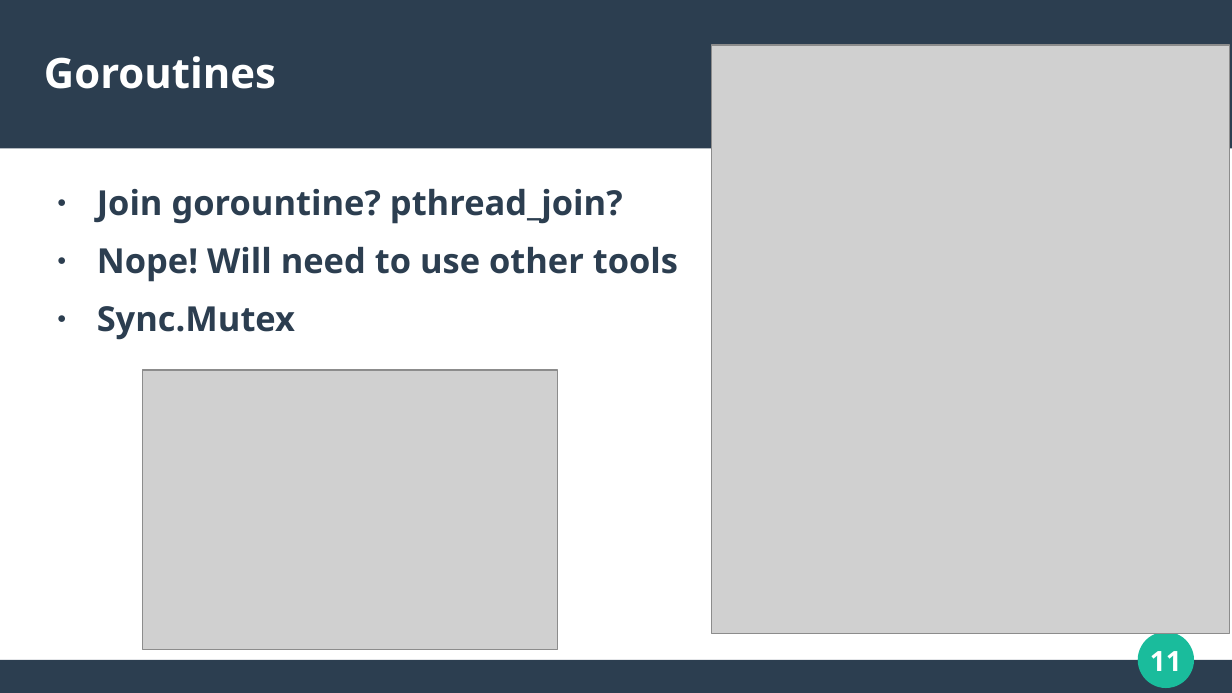
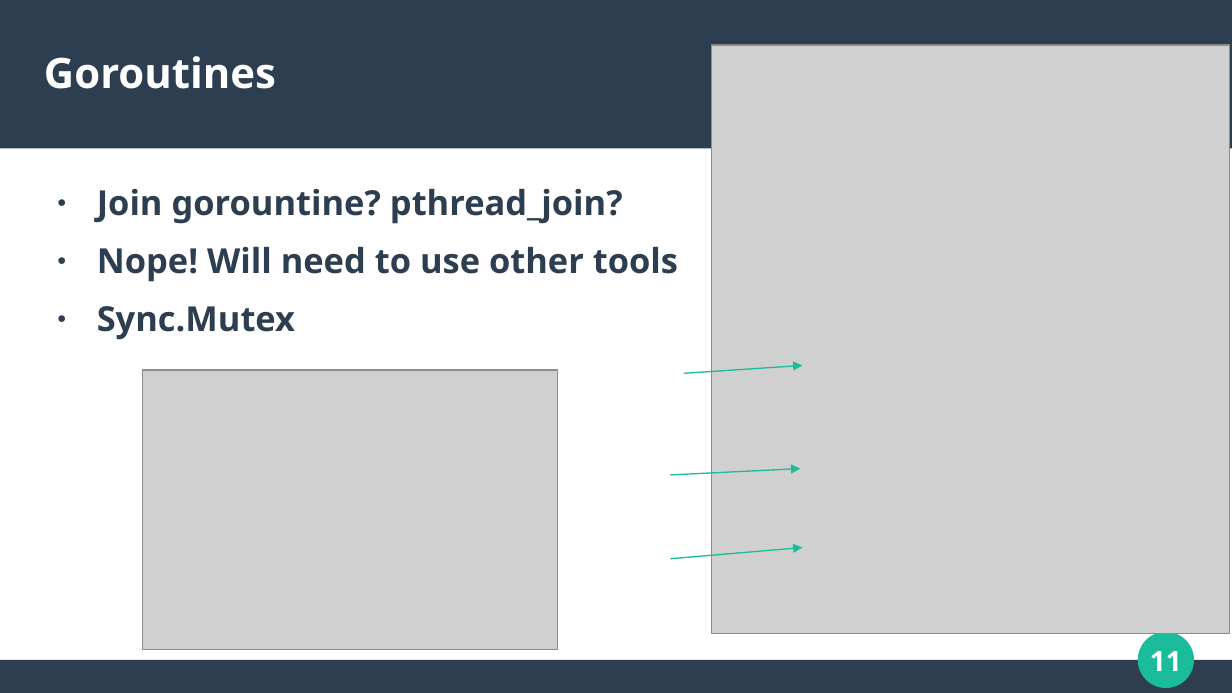
Before and after one commit to calvincramer/golang-training-3-completed, a slide deck: slide 11 of presentation-3.odp. Drawn at 1232x693 pixels with LibreOffice and Linux fonts; fonts in the diff are those of the drawing; grey boxes stand for pictures. Boxes give left, top, right and bottom in pixels: in the first picture for what was removed or moved away, otherwise in the second. Text is boxed around its words. In the diff, an @@ line names an element or a change of style, - is before the commit and + after.

```diff
--- a/presentation-3.odp
+++ b/presentation-3.odp
@@ arrow added from (684, 373) to (803, 366), #1ABC9C 0.85 pt @@
@@ arrow added from (671, 475) to (800, 468), #1ABC9C 0.85 pt @@
@@ arrow added from (671, 559) to (803, 548), #1ABC9C 0.85 pt @@
```
Also in this commit, not shown: 3 other slides changed, 1 other file.
